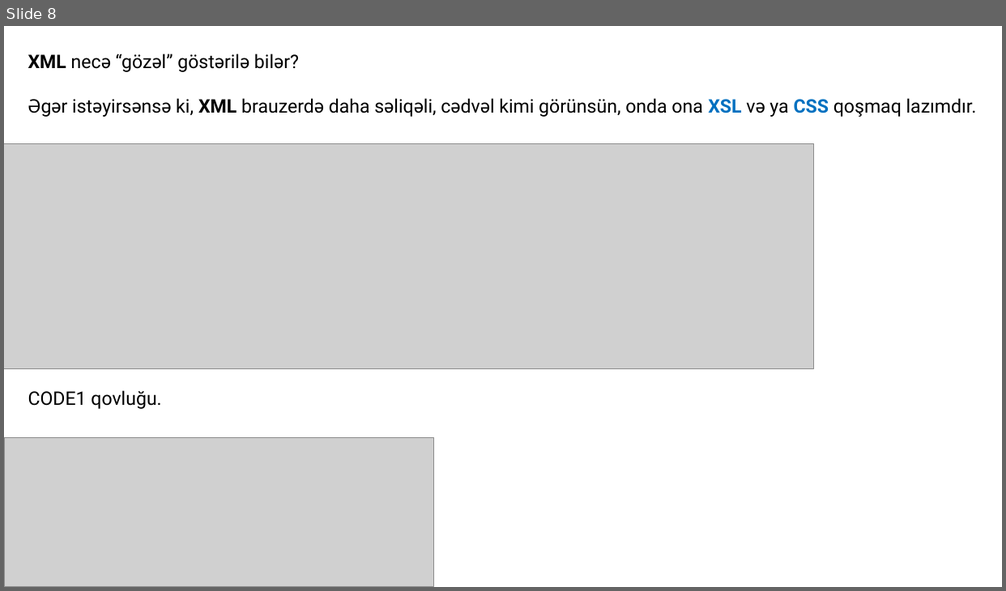
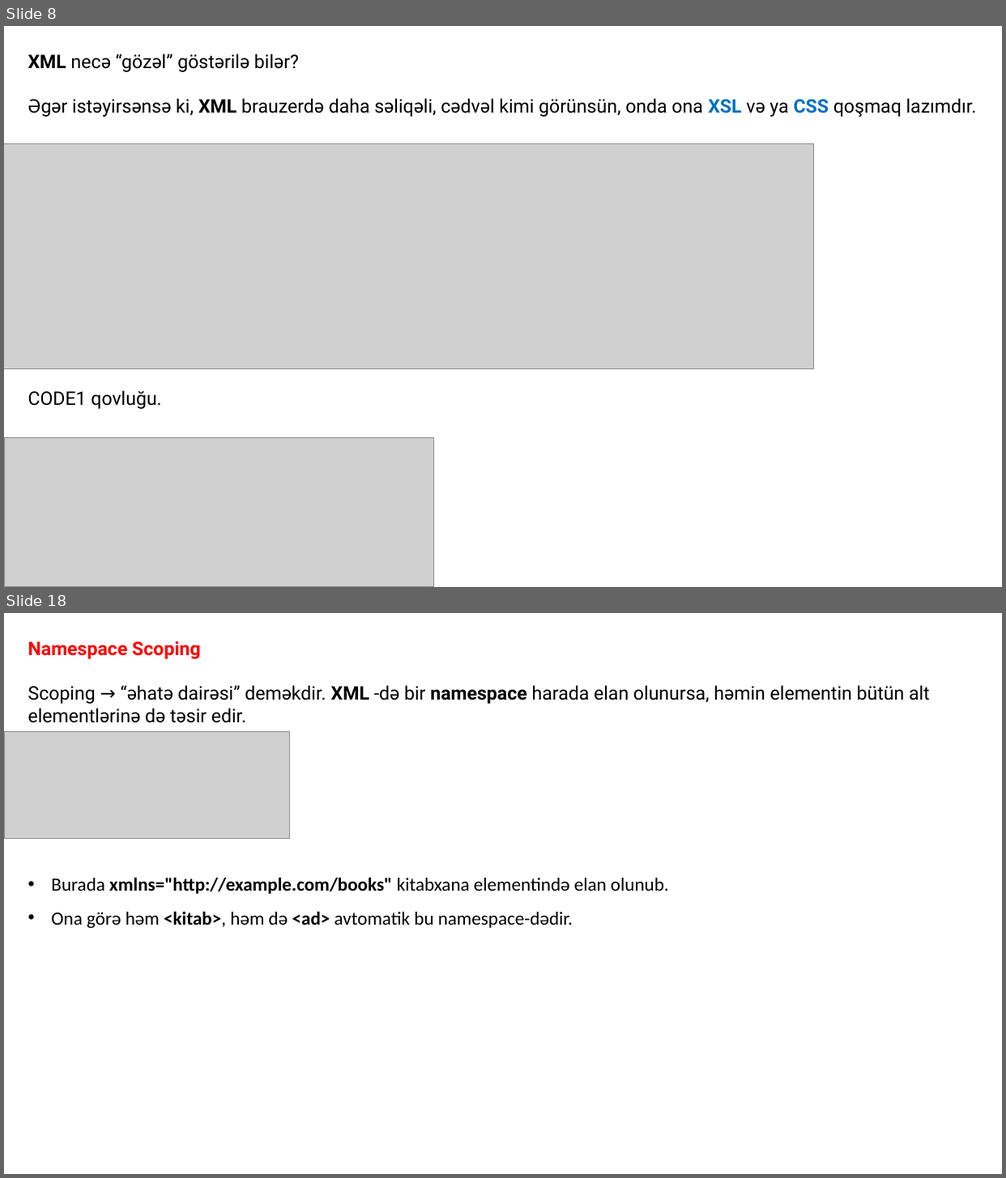
Before and after one commit to codeurient/REST-API, a slide deck: .lessons/6 SOAP - XML/1.pptx. Shown one above the other, each under a label of ours: slide 8 before the commit, slides 8 and 18 after it; the slides between them are not shown. The pictures are 1006x591 and 1006x1178 pixels, drawn with LibreOffice and Linux fonts; fonts in the diff are those of the drawing; grey boxes stand for pictures. Boxes give left, top, right and bottom in pixels: in the first picture for what was removed or moved away, otherwise in the second. Text is boxed around its words. In the diff, an @@ line names an element or a change of style, - is before the commit and + after.

```diff
--- a/.lessons/6 SOAP - XML/1.pptx
+++ b/.lessons/6 SOAP - XML/1.pptx
@@ slide 18 added at [4,613,1002,1174], background #FFFFFF @@
@@ text added at [28,641,930,928], 18 pt, text #000000 @@
+Namespace Scoping
+Scoping → “əhatə dairəsi” deməkdir. XML -də bir namespace harada elan olunursa, həmin elementin bütün alt elementlərinə də təsir edir.
+• Burada xmlns="http://example.com/books" kitabxana elementində elan olunub.
+• Ona görə həm <kitab>, həm də <ad> avtomatik bu namespace-dədir.
@@ picture added at [4,731,289,839] @@
```
Also in this commit, not shown: 1 slide changed, 25 other slides added, 8 other files.
